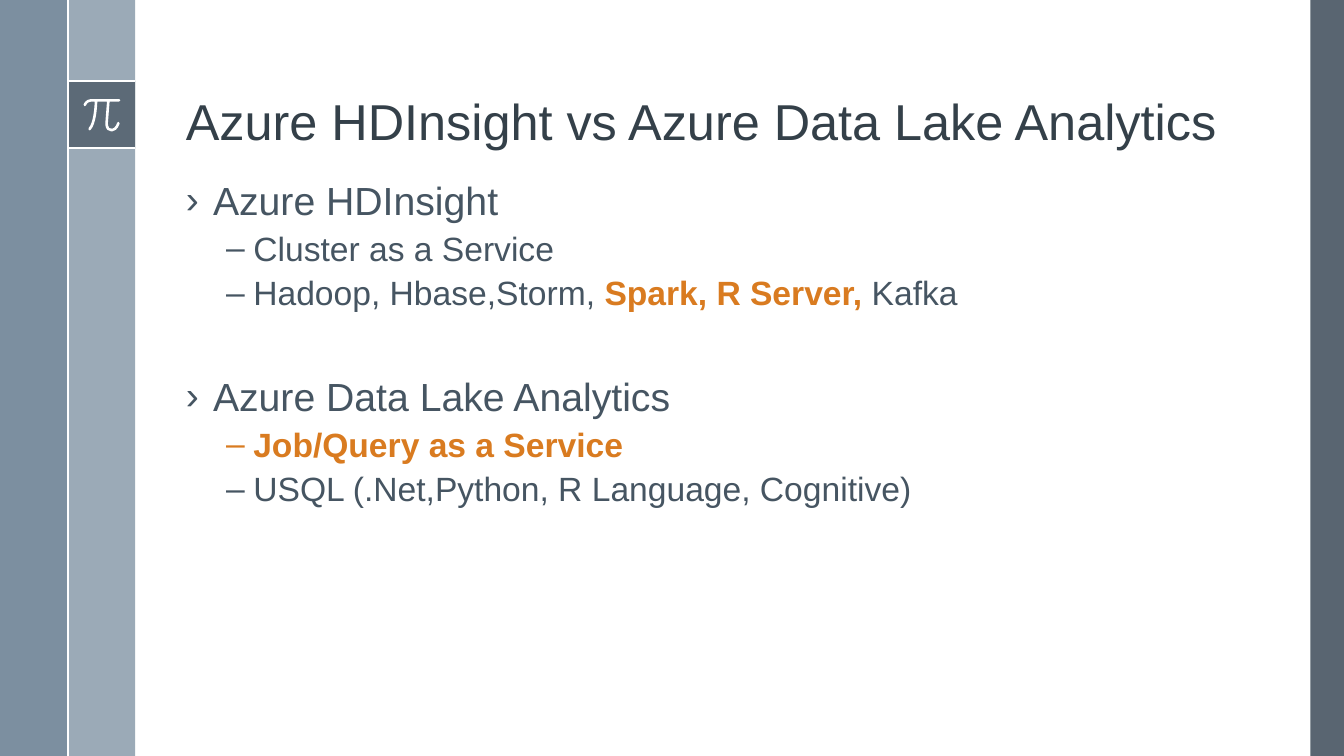
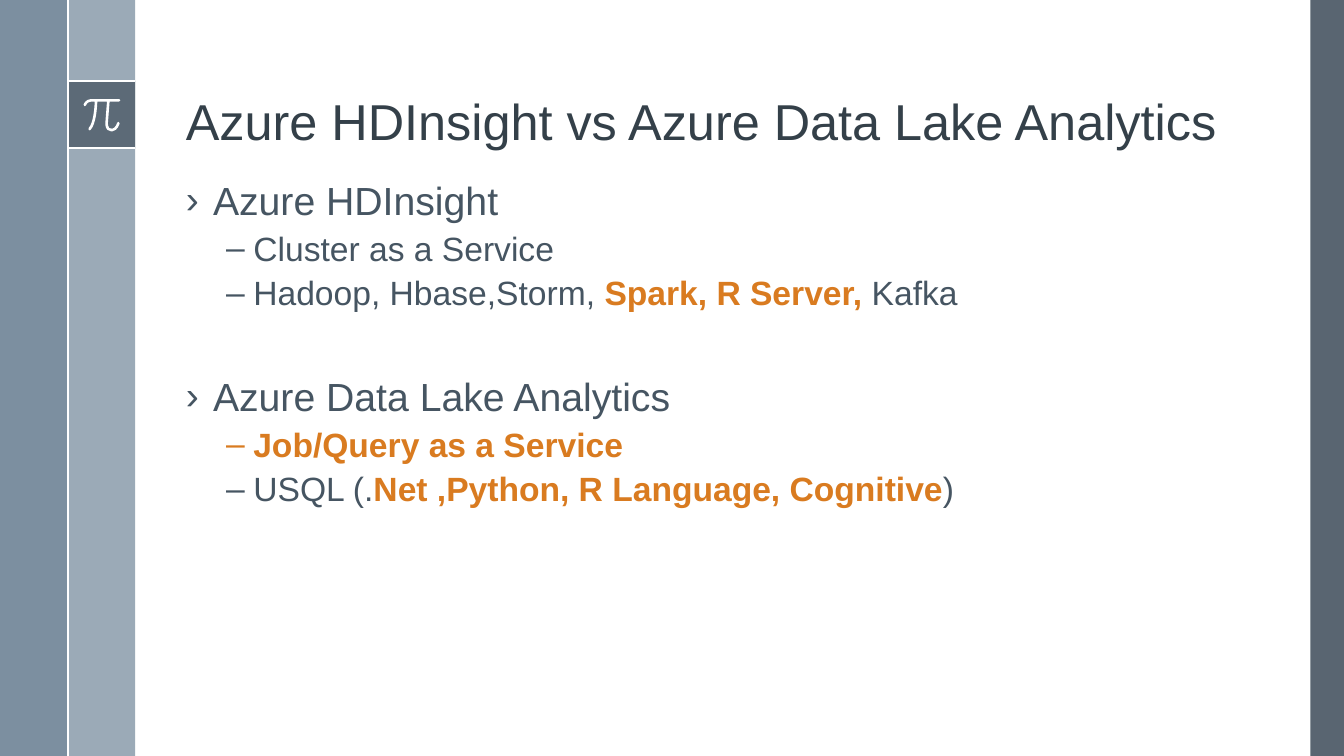
Before and after one commit to cloud4yourdata/demos, a slide deck: slide 16 of AzureAsBigDataPlatfom/Docs/AzureAsABigDataPlatfrom.pptx. Drawn at 1344x756 pixels with LibreOffice and Linux fonts; fonts in the diff are those of the drawing. Boxes give left, top, right and bottom in pixels: in the first picture for what was removed or moved away, otherwise in the second. Text is boxed around its words. In the diff, an @@ line names an element or a change of style, - is before the commit and + after.

```diff
--- a/AzureAsBigDataPlatfom/Docs/AzureAsABigDataPlatfrom.pptx
+++ b/AzureAsBigDataPlatfom/Docs/AzureAsABigDataPlatfrom.pptx
@@ text at bbox=[253, 476, 955, 508]: text changed; text colour #465562 to #D97B20; bold on @@
-  – USQL (.Net,Python, R Language, Cognitive)
+  – USQL (.Net ,Python, R Language, Cognitive)
```
Also in this commit, not shown: 6 other slides changed, 5 other files.
